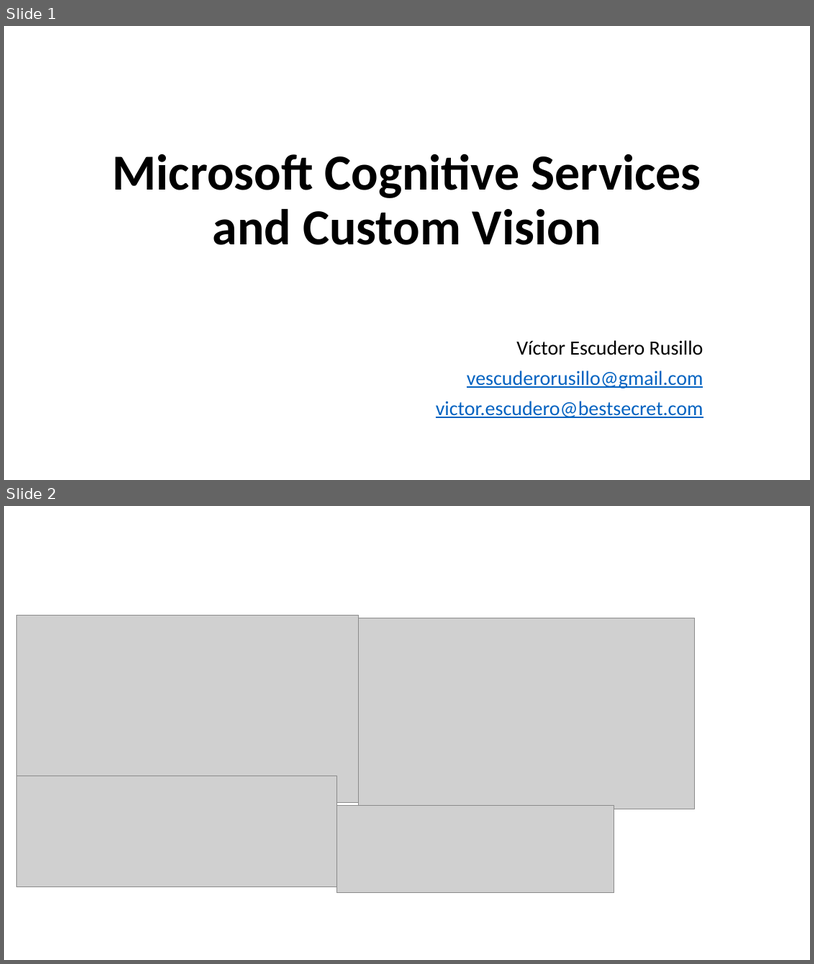
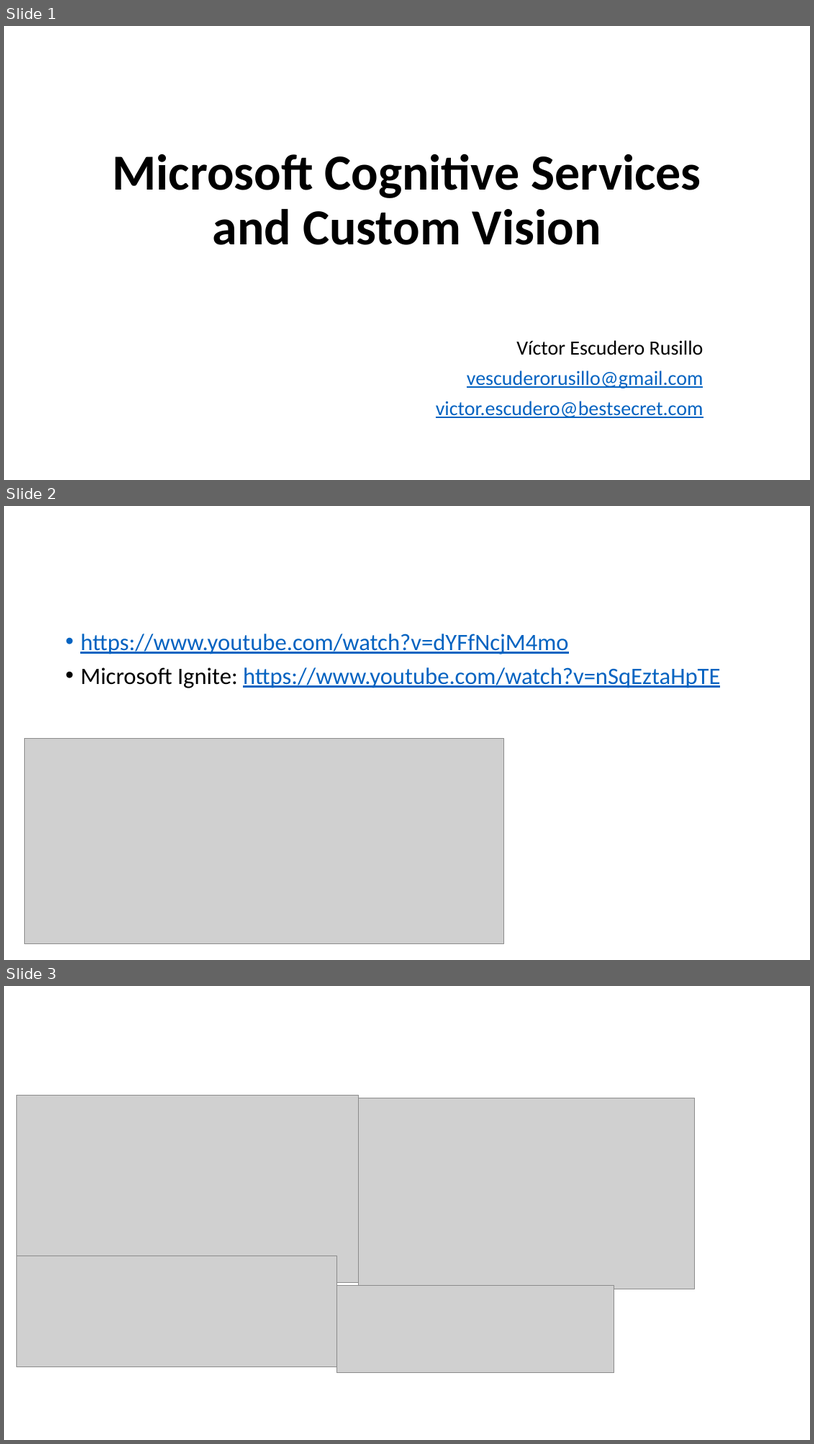
Before and after one commit to morellowhammy/Azure-Cognitive-Services-Angular, a slide deck: Microsoft Cognitive Services and Custom Vision.pptx. Shown one above the other, each under a label of ours: slides 1 and 2 before the commit, slides 1, 2 and 3 after it. The pictures are 814x964 and 814x1444 pixels, drawn with LibreOffice and Linux fonts; fonts in the diff are those of the drawing; grey boxes stand for pictures. Boxes give left, top, right and bottom in pixels: in the first picture for what was removed or moved away, otherwise in the second. Text is boxed around its words. In the diff, an @@ line names an element or a change of style, - is before the commit and + after.

```diff
--- a/Microsoft Cognitive Services and Custom Vision.pptx
+++ b/Microsoft Cognitive Services and Custom Vision.pptx
@@ slide 2 added at (4, 506, 810, 960), background #FFFFFF @@
@@ text added at (80, 633, 720, 688), 28 pt, text #0563C1, underline @@
+• https://www.youtube.com/watch?v=dYFfNcjM4mo
+• Microsoft Ignite: https://www.youtube.com/watch?v=nSqEztaHpTE
@@ picture added at (25, 739, 504, 944) @@
@@ what was slide 2 is now slide 3 @@
```
Also in this commit, not shown: 3 slides changed, 1 other file.
